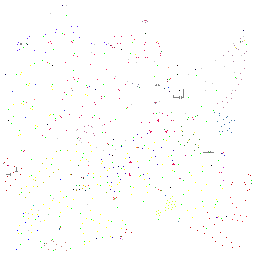
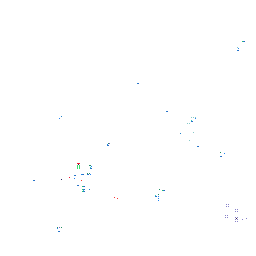
Before/after of a 256 x 256 layered artwork. What changed in the layer stack:
hid "spawners", painted on it over [3, 5, 252, 251]
showed "doodads", painted on it over [33, 41, 247, 232]
